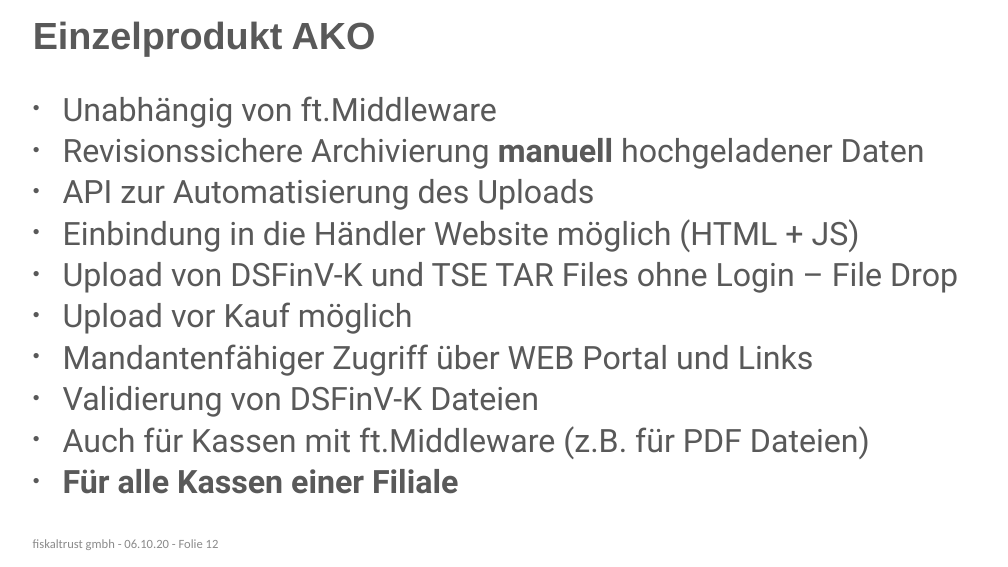
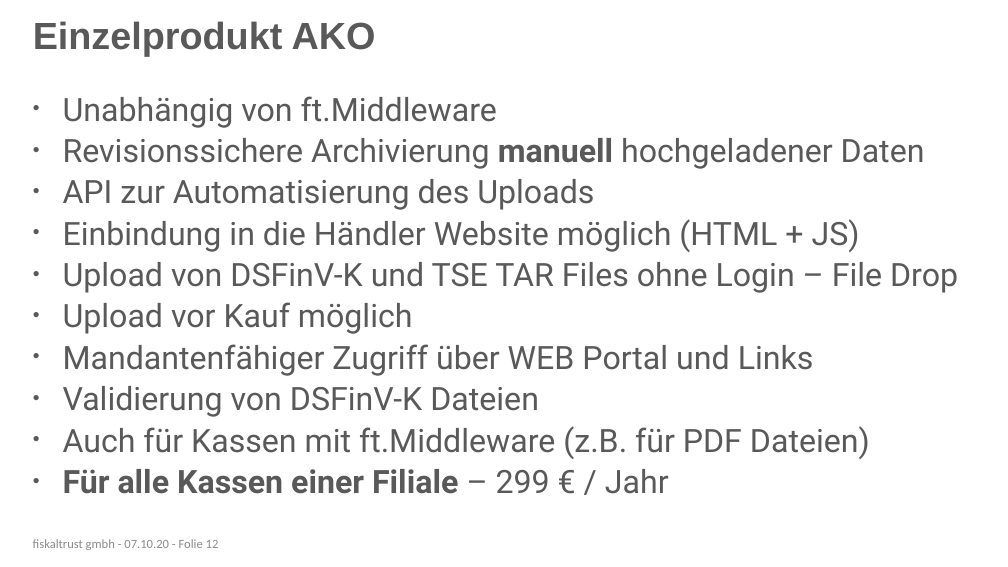
Before and after one commit to fiskaltrust/productdescription-de-doc, a slide deck: slide 12 of for-posdealers/presentation/sales/media/posdealer-sales-rollout.pptx. Drawn at 1008x567 pixels with LibreOffice and Linux fonts; fonts in the diff are those of the drawing; background and template pictures are left out. Boxes give left, top, right and bottom in pixels: in the first picture for what was removed or moved away, otherwise in the second. Text is boxed around its words. In the diff, an @@ line names an element or a change of style, - is before the commit and + after.

```diff
--- a/for-posdealers/presentation/sales/media/posdealer-sales-rollout.pptx
+++ b/for-posdealers/presentation/sales/media/posdealer-sales-rollout.pptx
@@ text at (x1=63, y1=469, x2=669, y2=494): text changed @@
-• Für alle Kassen einer Filiale
+• Für alle Kassen einer Filiale – 299 € / Jahr
@@ text at (x1=33, y1=539, x2=219, y2=550): text changed @@
-fiskaltrust gmbh - 06.10.20 - Folie 12
+fiskaltrust gmbh - 07.10.20 - Folie 12
```
Also in this commit, not shown: 5 other slides changed, 6 other files.
